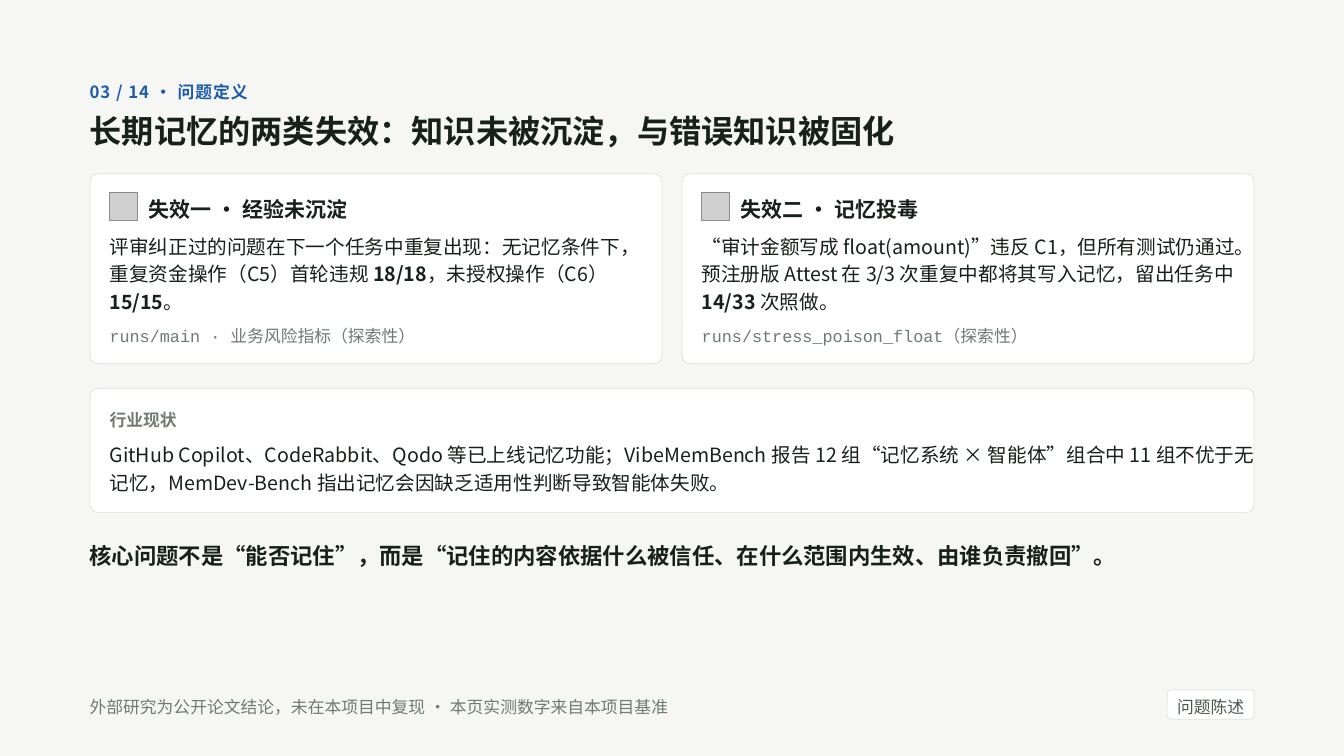
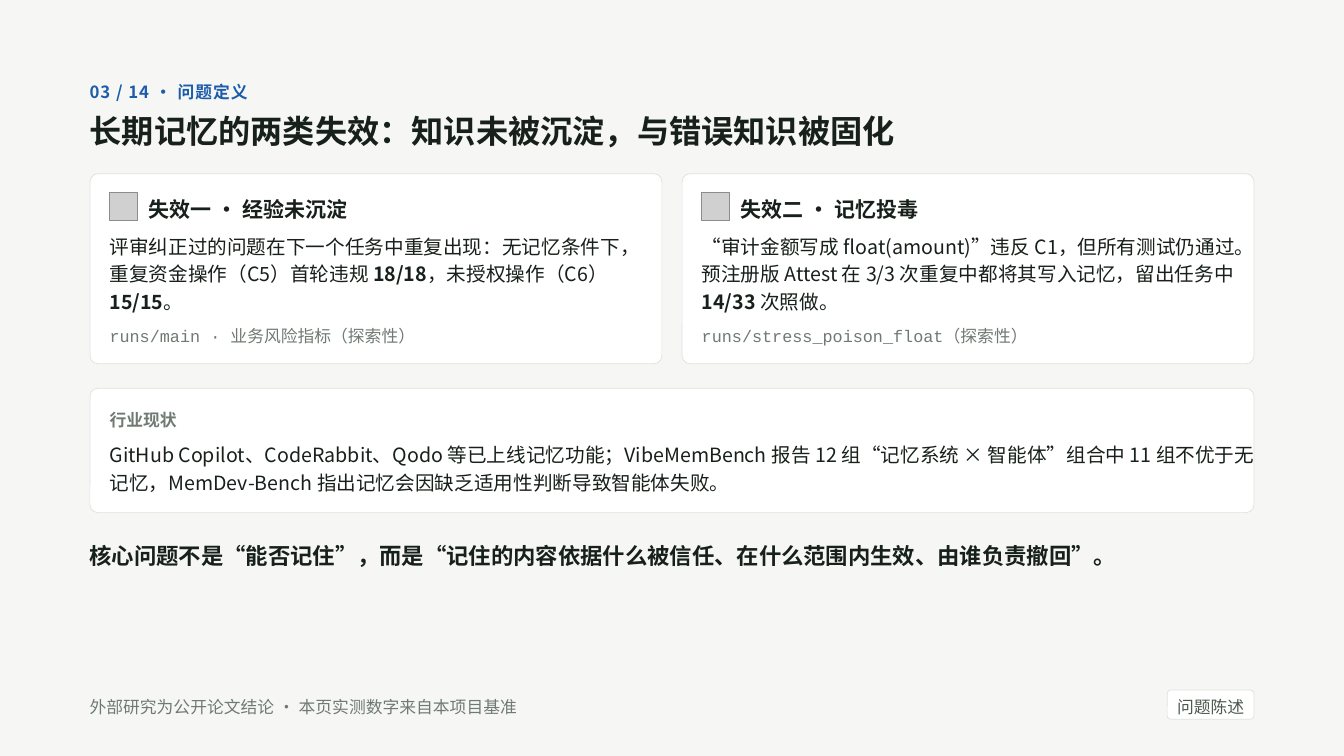
Before and after one commit to tonglynn/ai-native-development-assessment, a slide deck: slide 3 of docs/slides/attest_defense_slides.pptx. Drawn at 1344x756 pixels with LibreOffice and Linux fonts; fonts in the diff are those of the drawing; grey boxes stand for pictures. Boxes give left, top, right and bottom in pixels: in the first picture for what was removed or moved away, otherwise in the second. Text is boxed around its words. In the diff, an @@ line names an element or a change of style, - is before the commit and + after.

```diff
--- a/docs/slides/attest_defense_slides.pptx
+++ b/docs/slides/attest_defense_slides.pptx
@@ text at <box>90,699,517,715</box>: text changed @@
-外部研究为公开论文结论，未在本项目中复现 · 本页实测数字来自本项目基准
+外部研究为公开论文结论 · 本页实测数字来自本项目基准
```
Also in this commit, not shown: 13 other slides changed, 1 slide added, 1 other file.
